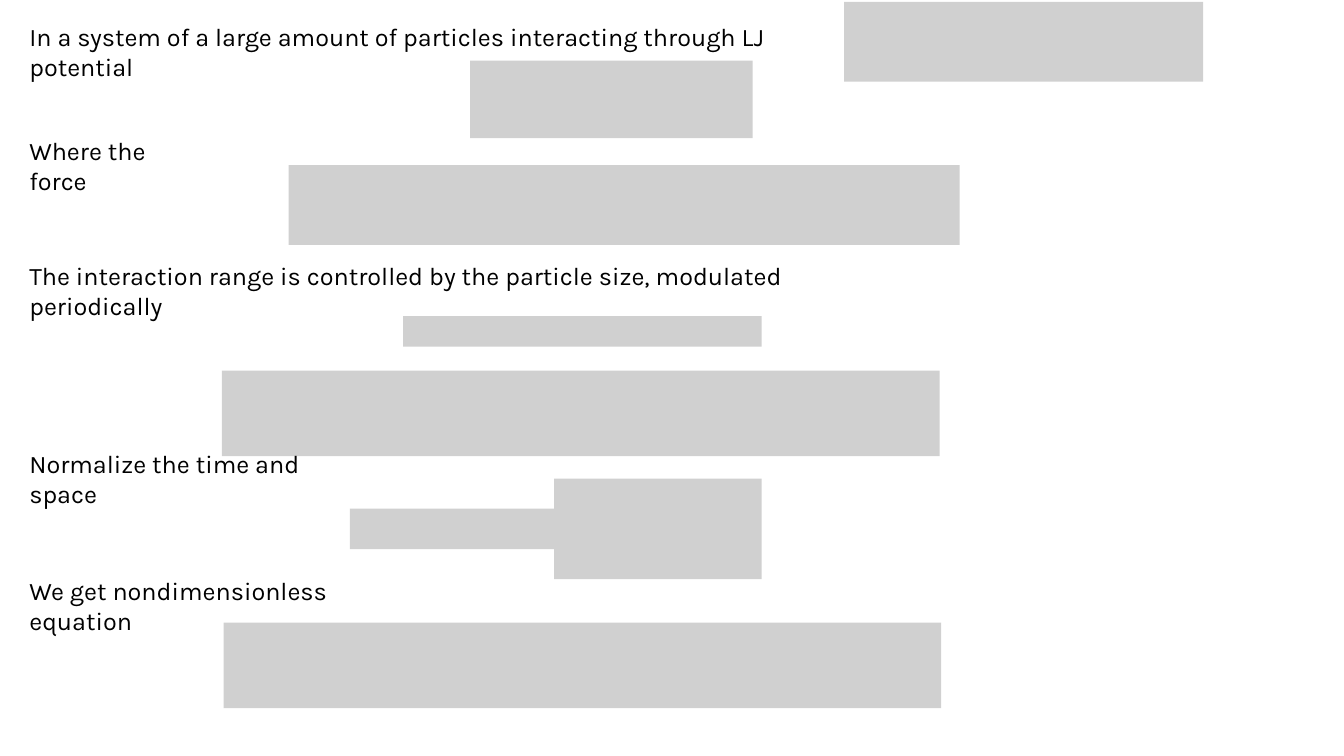
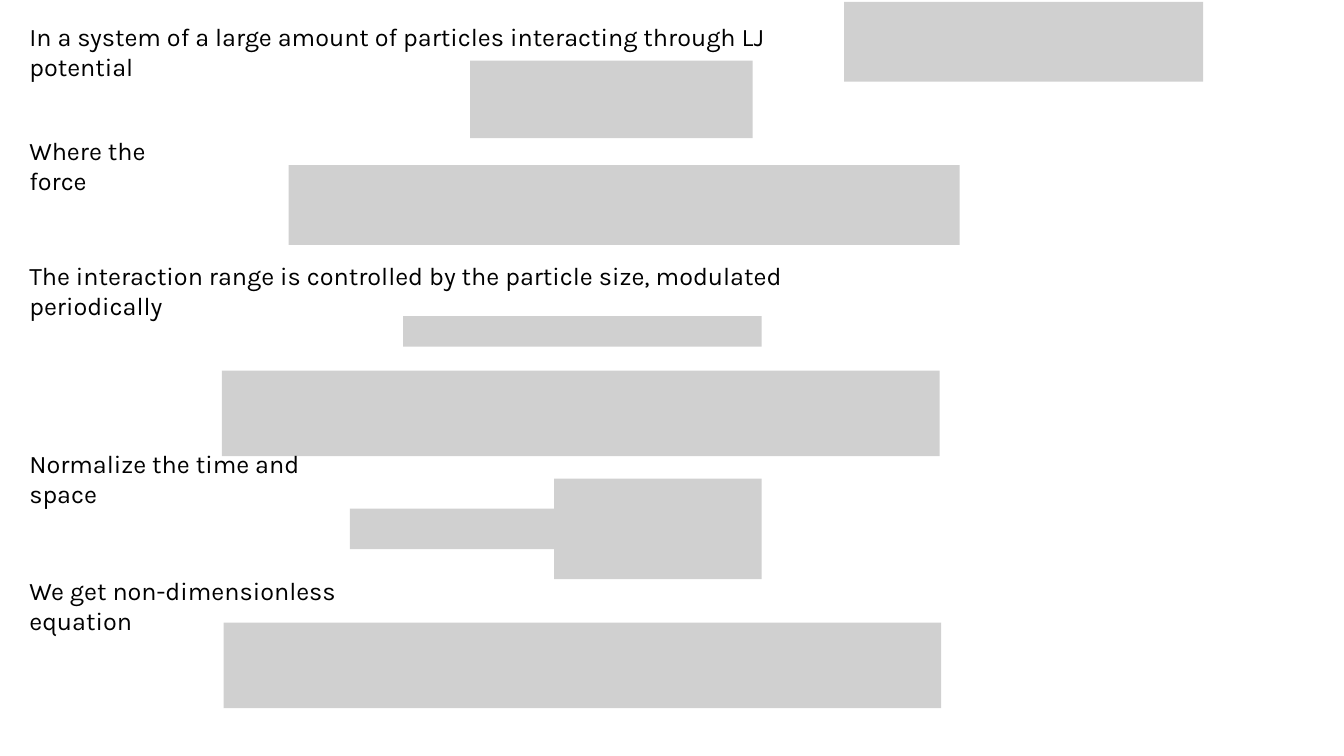
Before and after one commit to XinyunLiuX/Synchronized-Pulsating-Particles, a slide deck: slide 2 of Sync Pulsating Particles.pptx. Drawn at 1344x756 pixels with LibreOffice and Linux fonts; fonts in the diff are those of the drawing; grey boxes stand for pictures. Boxes give left, top, right and bottom in pixels: in the first picture for what was removed or moved away, otherwise in the second. Text is boxed around its words. In the diff, an @@ line names an element or a change of style, - is before the commit and + after.

```diff
--- a/Sync Pulsating Particles.pptx
+++ b/Sync Pulsating Particles.pptx
@@ text at bbox=[29, 582, 336, 636]: text changed @@
-We get nondimensionless equation
+We get non-dimensionless equation
```
Also in this commit, not shown: 1 other slide changed, 6 slides added, 9 other files.
